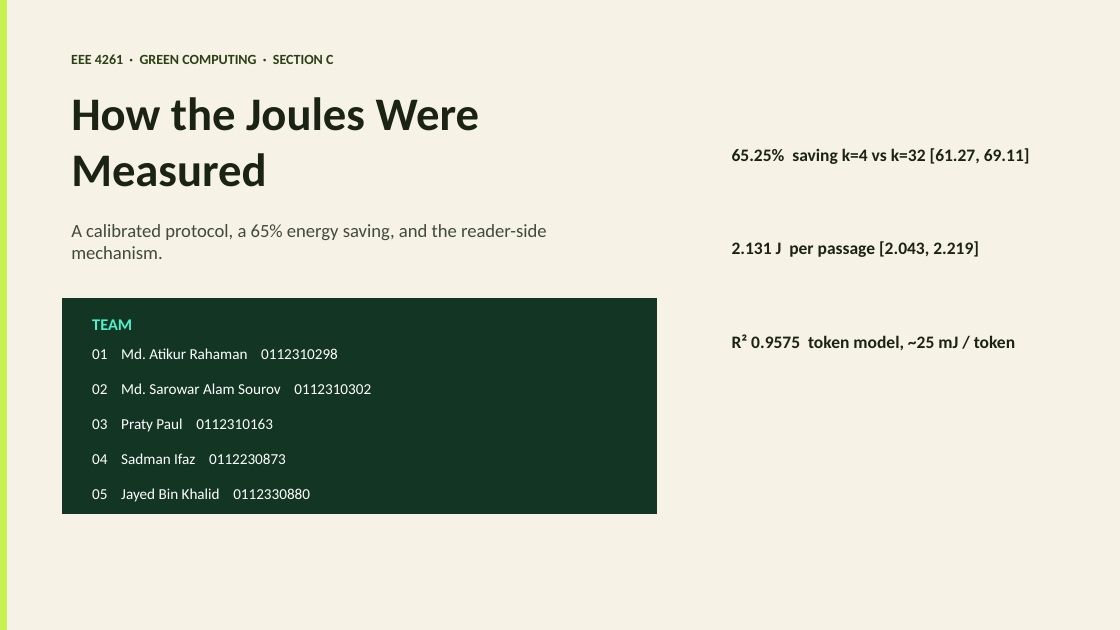
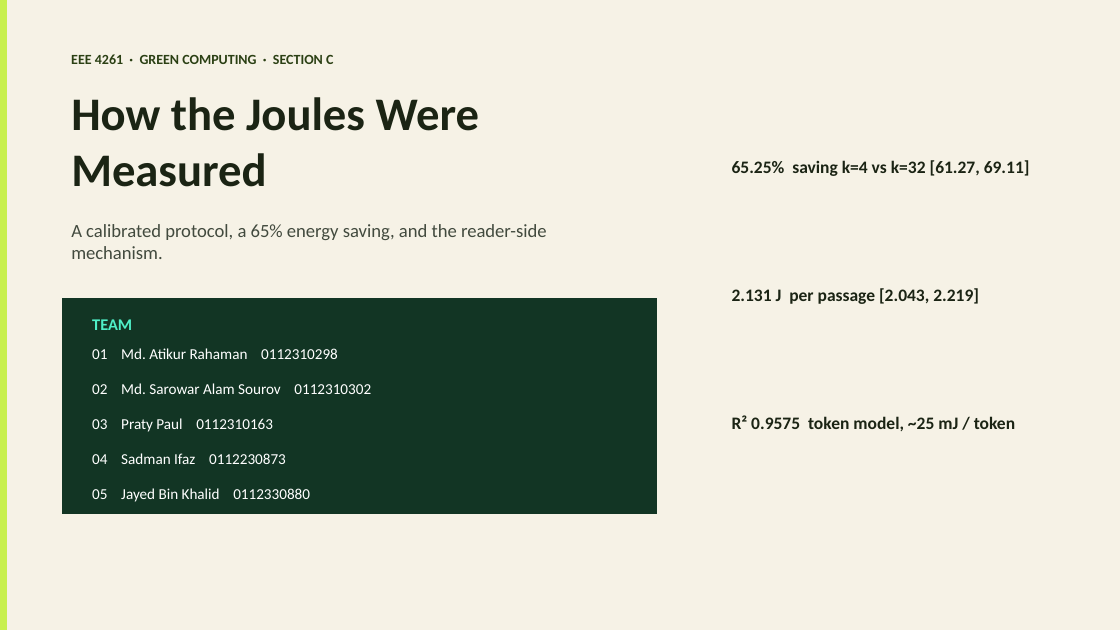
Before and after one commit to Atik203/energy-optimal-rag, a slide deck: slide 1 of ppt_slides/Energy_Methodology_Presentation.pptx. Drawn at 1120x630 pixels with LibreOffice and Linux fonts; fonts in the diff are those of the drawing. Boxes give left, top, right and bottom in pixels: in the first picture for what was removed or moved away, otherwise in the second. Text is boxed around its words. In the diff, an @@ line names an element or a change of style, - is before the commit and + after.

```diff
--- a/ppt_slides/Energy_Methodology_Presentation.pptx
+++ b/ppt_slides/Energy_Methodology_Presentation.pptx
@@ text "65.25% saving k=4 vs k=32 ...": place and size @@
-text "65.25% saving k=4 vs k=32 ..." at (732, 148, 1030, 164)
+text "65.25% saving k=4 vs k=32 ..." at (732, 160, 1030, 176)
@@ text "2.131 J per passage [2.043, ...": place and size @@
-text "2.131 J per passage [2.043, ..." at (732, 241, 979, 257)
+text "2.131 J per passage [2.043, ..." at (732, 288, 979, 304)
@@ text "R² 0.9575 token model, ~25 ...": place and size @@
-text "R² 0.9575 token model, ~25 ..." at (732, 334, 1015, 350)
+text "R² 0.9575 token model, ~25 ..." at (732, 415, 1015, 431)
```
Also in this commit, not shown: 4 other slides changed, 1 other file.
